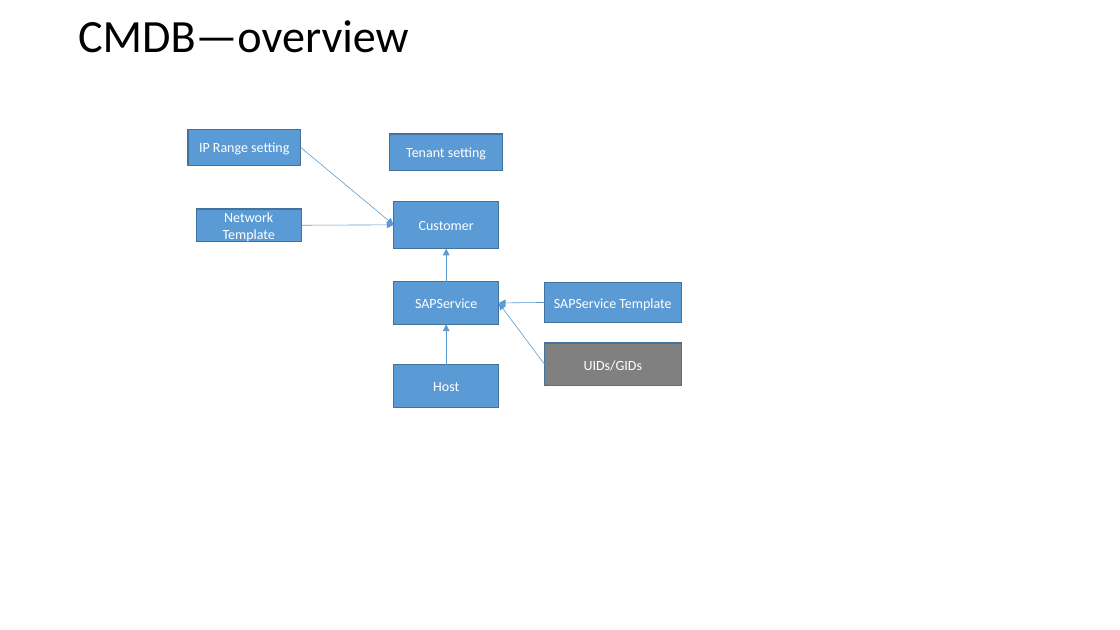
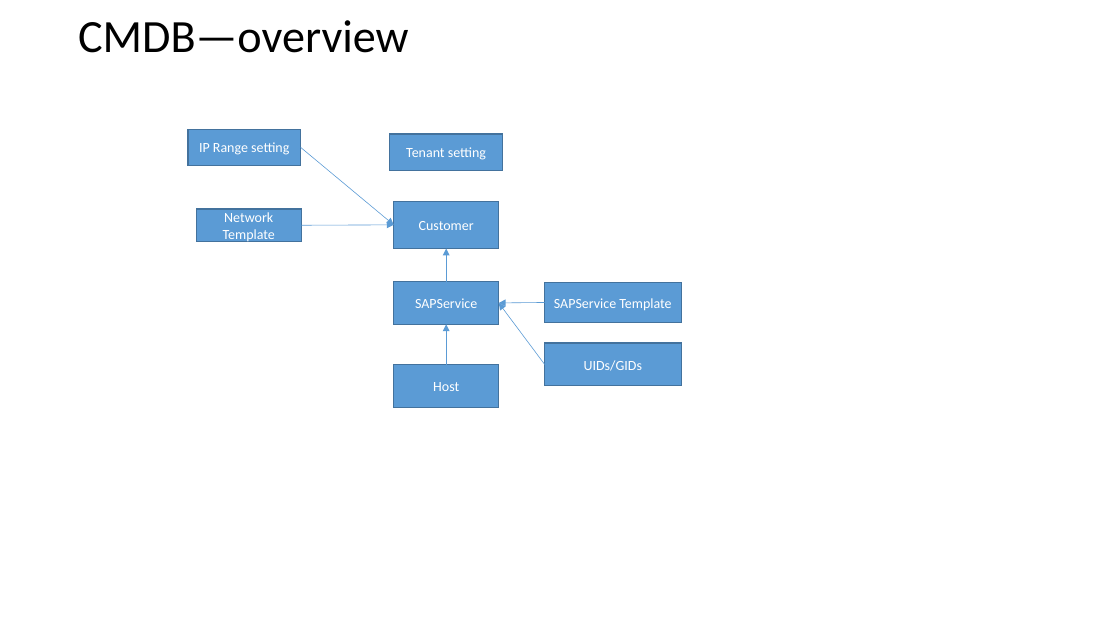
Before and after one commit to otcdevgroup/ManagementService, a slide deck: slide 9 of demo/OTC SAP Management Service UCD & CMDB.pptx (slide 11 before the commit). Drawn at 1120x630 pixels with LibreOffice and Linux fonts; fonts in the diff are those of the drawing. Boxes give left, top, right and bottom in pixels: in the first picture for what was removed or moved away, otherwise in the second. Text is boxed around its words. In the diff, an @@ line names an element or a change of style, - is before the commit and + after.

```diff
--- a/demo/OTC SAP Management Service UCD & CMDB.pptx
+++ b/demo/OTC SAP Management Service UCD & CMDB.pptx
@@ rectangle "UIDs/GIDs" at [544,343,681,386]: fill #808080 to #5B9BD5 @@
```
Also in this commit, not shown: 8 other slides changed, 1 slide added, 7 slides removed, 2 other files.
